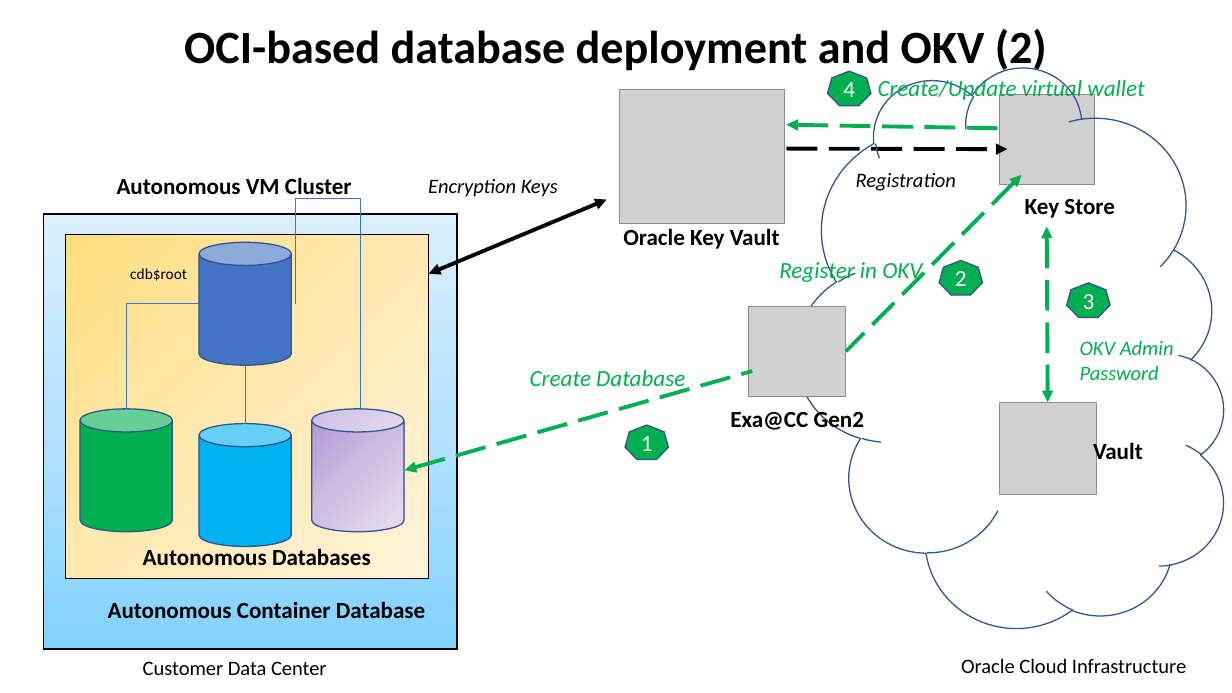
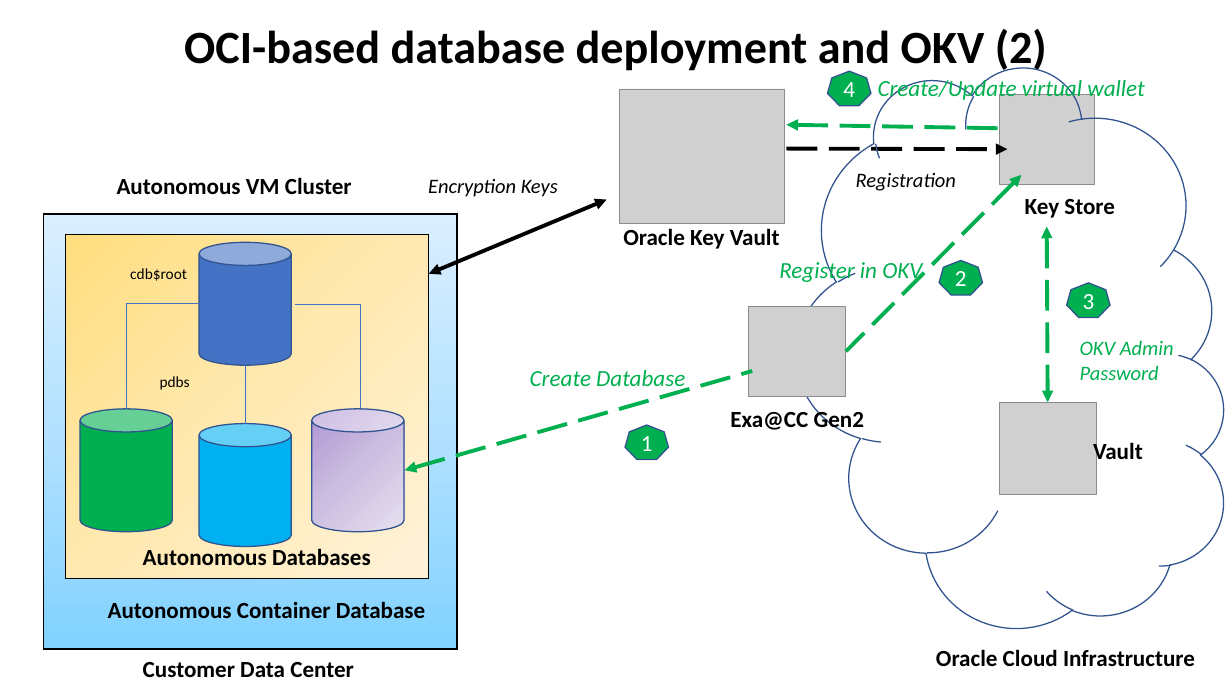
Before and after one commit to zizu1985/DOAG_OKV_EXACC, a slide deck: slide 10 of Oracle_Key_Vault_EXACC_DOAG26.pptx (slide 9 before the commit). Drawn at 1232x693 pixels with LibreOffice and Linux fonts; fonts in the diff are those of the drawing; grey boxes stand for pictures. Boxes give left, top, right and bottom in pixels: in the first picture for what was removed or moved away, otherwise in the second. Text is boxed around its words. In the diff, an @@ line names an element or a change of style, - is before the commit and + after.

```diff
--- a/Oracle_Key_Vault_EXACC_DOAG26.pptx
+++ b/Oracle_Key_Vault_EXACC_DOAG26.pptx
@@ elbow line (361, 408) - (295, 304): route changed @@
@@ text added at [160,376,190,390], 12 pt, text #000000 @@
+pdbs
@@ text "Customer Data Center" at [143,662,354,677]: size 16 to 18 pt, bold on @@
@@ text "Oracle Cloud Infrastructure": place and size @@
-text "Oracle Cloud Infrastructure" at [961,658,1186,673]
+text "Oracle Cloud Infrastructure" at [936,649,1195,666]
@@ text "Oracle Cloud Infrastructure" at [936,649,1195,666]: size 16 to 18 pt, bold on @@
```
Also in this commit, not shown: 22 other slides changed, 1 slide added, 2 slides removed.
